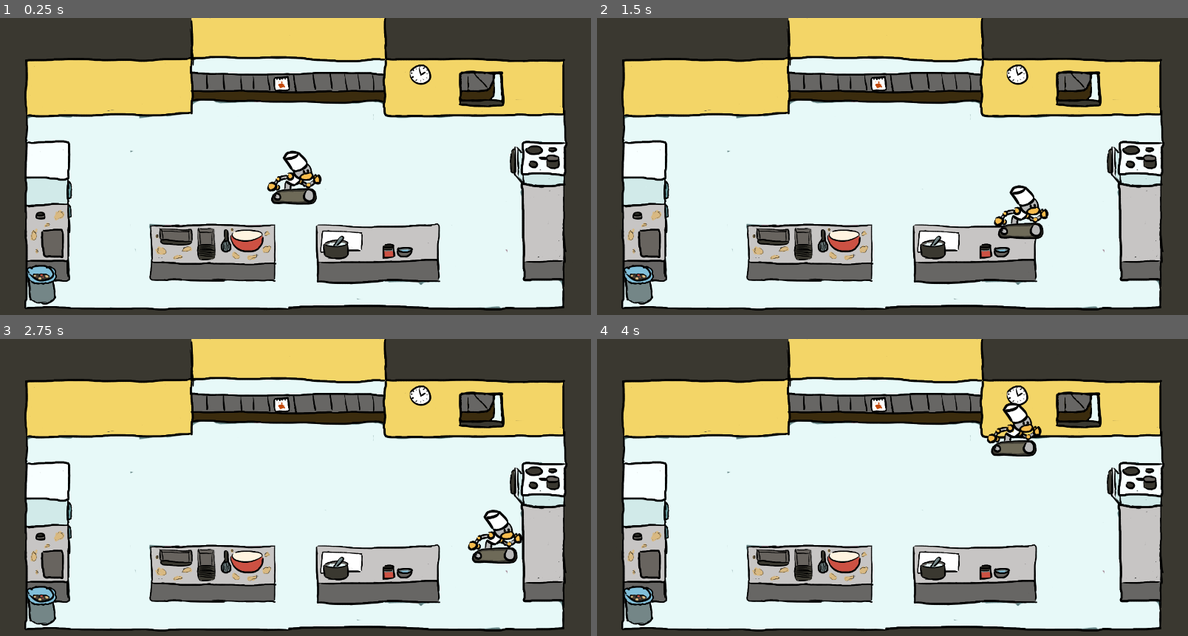
Above: before the commit, frames 1-4 (two rows, left to right).
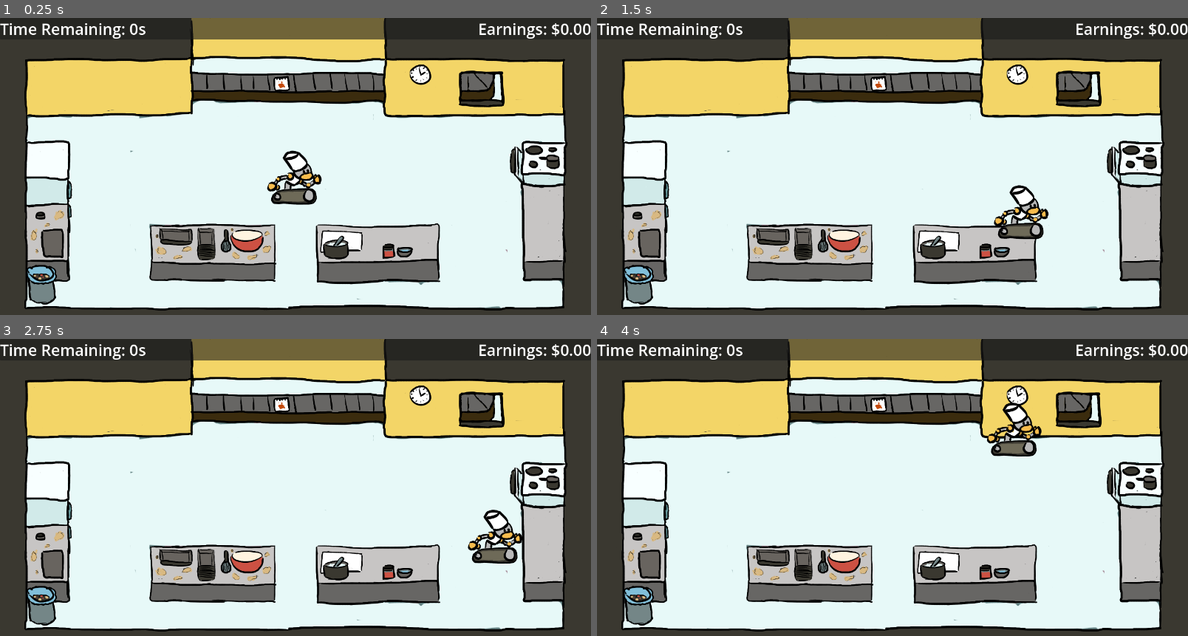
Above: after the commit, the same moments.

Repository: yanalex981/Tasty-Treads
Game: Godot game, scene res://Scenes/kitchen.tscn
The game is run twice, just before and just after one commit, with the same random seed, the same clock (stepped at 60 frames per second) and the same inputs.
Inputs:
- Up to frame 1 (0.25 s): no input
- Up to frame 2 (1.5 s): tap Enter at 0.5 s; hold D (right) 0.53-1.28 s; hold S (down) from 1.28 s (still down)
- Up to frame 3 (2.75 s): tap Space at 2 s; release S (down) at 2.03 s; hold D (right) from 2.03 s (still down)
- Up to frame 4 (4 s): tap Enter at 2.75 s; release D (right) at 2.78 s; hold W (up) 2.78-3.53 s; hold A (left) from 3.53 s (still down)

The runs differ from the first frame. In frame 1, 3.1% of the frame differs, in the area x 0-100%, y 0-8%; in frame 2, 3.1%; in frame 3, 3.1%; in frame 4, 3.1%.

Commit message:
added some labels for time remaining and earnings at the top, no code yet

Diff:
--- a/Scenes/kitchen.tscn
+++ b/Scenes/kitchen.tscn
@@ -6,6 +6,12 @@
 
 [sub_resource type="RectangleShape2D" id="RectangleShape2D_yye5o"]
 size = Vector2(128, 48)
+
+[sub_resource type="LabelSettings" id="LabelSettings_hlyr4"]
+font_size = 36
+
+[sub_resource type="LabelSettings" id="LabelSettings_83scp"]
+font_size = 36
 
 [node name="kitchen_main" type="Node2D"]
 texture_filter = 1
@@ -32,6 +38,7 @@
 [node name="player_spawn" type="Marker2D" parent="."]
 
 [node name="wall_boundaries" type="StaticBody2D" parent="."]
+visible = false
 collision_mask = 0
 
 [node name="boundaries" type="CollisionPolygon2D" parent="wall_boundaries"]
@@ -55,13 +62,33 @@
 [node name="DirectionalMoveController" parent="player" instance=ExtResource("3_q7l5r")]
 
 [node name="left_counter_boundaries" type="StaticBody2D" parent="."]
+visible = false
 
 [node name="boundaries" type="CollisionPolygon2D" parent="left_counter_boundaries"]
 build_mode = 1
 polygon = PackedVector2Array(352, 520, 352, 608, 632, 608, 632, 520)
 
 [node name="right_counter_boundaries" type="StaticBody2D" parent="."]
+visible = false
 
 [node name="boundaries" type="CollisionPolygon2D" parent="right_counter_boundaries"]
 build_mode = 1
 polygon = PackedVector2Array(736, 520, 736, 608, 1016, 608, 1016, 520)
+
+[node name="info_ui" type="CanvasLayer" parent="."]
+
+[node name="panel" type="PanelContainer" parent="info_ui"]
+anchors_preset = 10
+anchor_right = 1.0
+grow_horizontal = 2
+
+[node name="Label" type="Label" parent="info_ui/panel"]
+layout_mode = 2
+text = "Time Remaining: 0s"
+label_settings = SubResource("LabelSettings_hlyr4")
+
+[node name="Label2" type="Label" parent="info_ui/panel"]
+layout_mode = 2
+size_flags_horizontal = 8
+text = "Earnings: $0.00"
+label_settings = SubResource("LabelSettings_83scp")
Not shown: 1 places in Scenes/kitchen.tscn that only renumber resources
